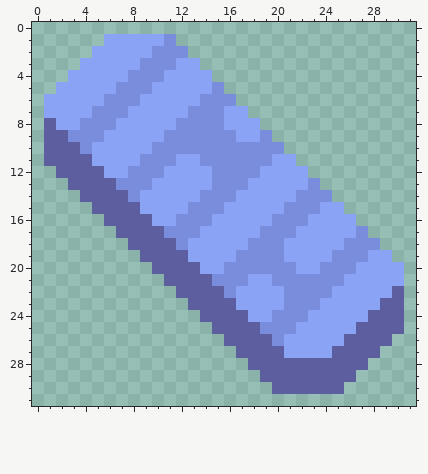
Two versions of one pixel-art sprite, sprites/items/ruxonium.png. This is how it looked before the edit.
The file is 32x32 pixels.
Now the later version:
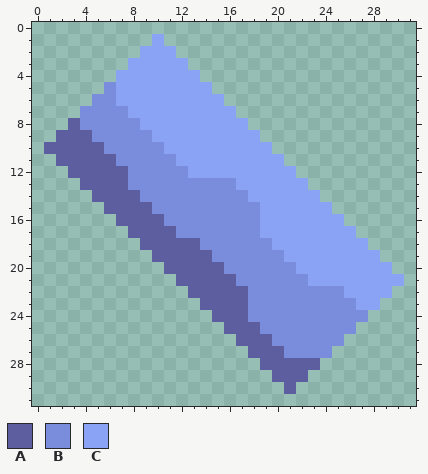
Palette (. is transparent): A #5c5e9f  B #7a8cdc  C #8aa3f4
The edit:
y 1: x 6..9 CCCC -> ....; x 11 B -> .
y 2: x 5..8 CCCC -> ....; x 10..12 BBB -> CC.
y 3: x 4..7 CCCC -> ....; x 9..11 BBB -> CCC; x 13 C -> .
y 4: x 3..6 CCCC -> ....; x 8..10 BBB -> CCC; x 14 C -> .
y 5: x 2..9 CCCCCBBB -> ....BCCC; x 15 B -> .
y 6: x 1..5 CCCCC -> ....B; x 7..8 BB -> CC; x 14..16 BBB -> CC.
y 7: x 1..4 CCCC -> ...B; x 13..15 BBB -> CCC; x 17 C -> .
y 8: x 1..3 ACC -> ..A; x 7..8 CC -> BB; x 12..15 BBBB -> CCCC; x 18 C -> .
y 9: x 1 A -> .; x 3..4 BB -> AA; x 6..9 CCCC -> BBBB; x 11..16 BBBBBB -> CCCCCC; x 19 B -> .
y 10: x 4..9 BCCCCC -> AABBBB; x 11..20 BBBBBBBBBB -> CCCCCCCCC.
y 11: x 1 A -> .; x 5..8 CCCC -> AABB; x 14..19 BBBBBB -> CCCCCC; x 21 C -> .
y 12: x 2 A -> .; x 6..7 CC -> AA; x 11..12 CC -> BB; x 15..18 BBBB -> CCCC; x 22 C -> .
y 13: x 3 A -> .; x 7 B -> A; x 10..14 CCCCC -> BBBBB; x 17 B -> C; x 23 B -> .
y 14: x 4 A -> .; x 8..13 BCCCCC -> ABBBBB; x 17 C -> B; x 22..24 BBB -> CC.
y 15: x 5 A -> .; x 9..12 CCCC -> ABBB; x 16..18 CCC -> BBB; x 21..23 BBB -> CCC; x 25 C -> .
y 16: x 6 A -> .; x 10..11 CC -> AB; x 15..18 CCCC -> BBBB; x 20..22 BBB -> CCC; x 26 C -> .
y 17: x 7 A -> .; x 11 B -> A; x 14..21 CCCCCBBB -> BBBBBCCC; x 27 B -> .
y 18: x 8 A -> .; x 12..17 BCCCCC -> AABBBB; x 20 B -> C; x 26..28 BBB -> CC.
y 19: x 9 A -> .; x 13..16 CCCC -> AABB; x 25..27 BBB -> CCC; x 29 C -> .
y 20: x 10 A -> .; x 14..15 CC -> AA; x 24..26 BBB -> CCC; x 30 C -> .
y 21: x 11 A -> .; x 15..16 BB -> AA; x 18..19 CC -> BB; x 23..25 BBB -> CCC
y 22: x 12 A -> .; x 16..20 BCCCC -> AABBB; x 25 C -> B; x 30 A -> .
y 23: x 13 A -> .; x 17..20 CCCC -> ABBB; x 24..26 CCC -> BBB; x 29..30 AA -> ..
y 24: x 14 A -> .; x 18..19 CC -> BB; x 23..30 CCCCCAAA -> BBBBB...
y 25: x 15 A -> .; x 22..30 CCCCCAAAA -> BBBBB....
y 26: x 16 A -> .; x 21..29 CCCCCAAAA -> BBBBB....
y 27: x 17 A -> .; x 21..28 CCCCAAAA -> BBBB....
y 28: x 18 A -> .; x 24..27 AAAA -> ....
y 29: x 19 A -> .; x 23..26 AAAA -> ....
y 30: x 20 A -> .; x 22..25 AAAA -> ....
Where, in picture pixels (left, top, right, bottom), the same in both pictures:
changed: (44, 34, 404, 394)
